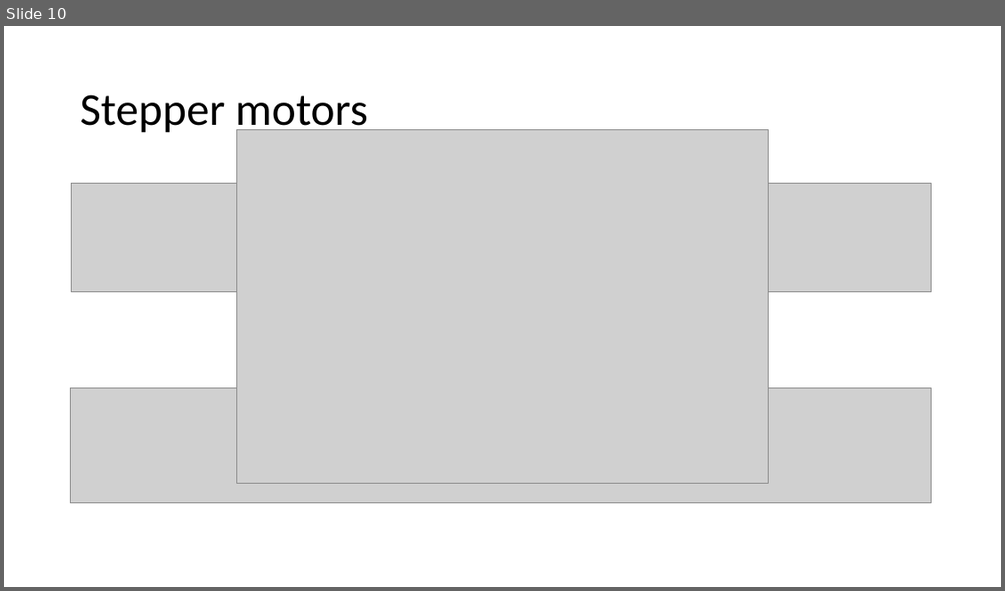
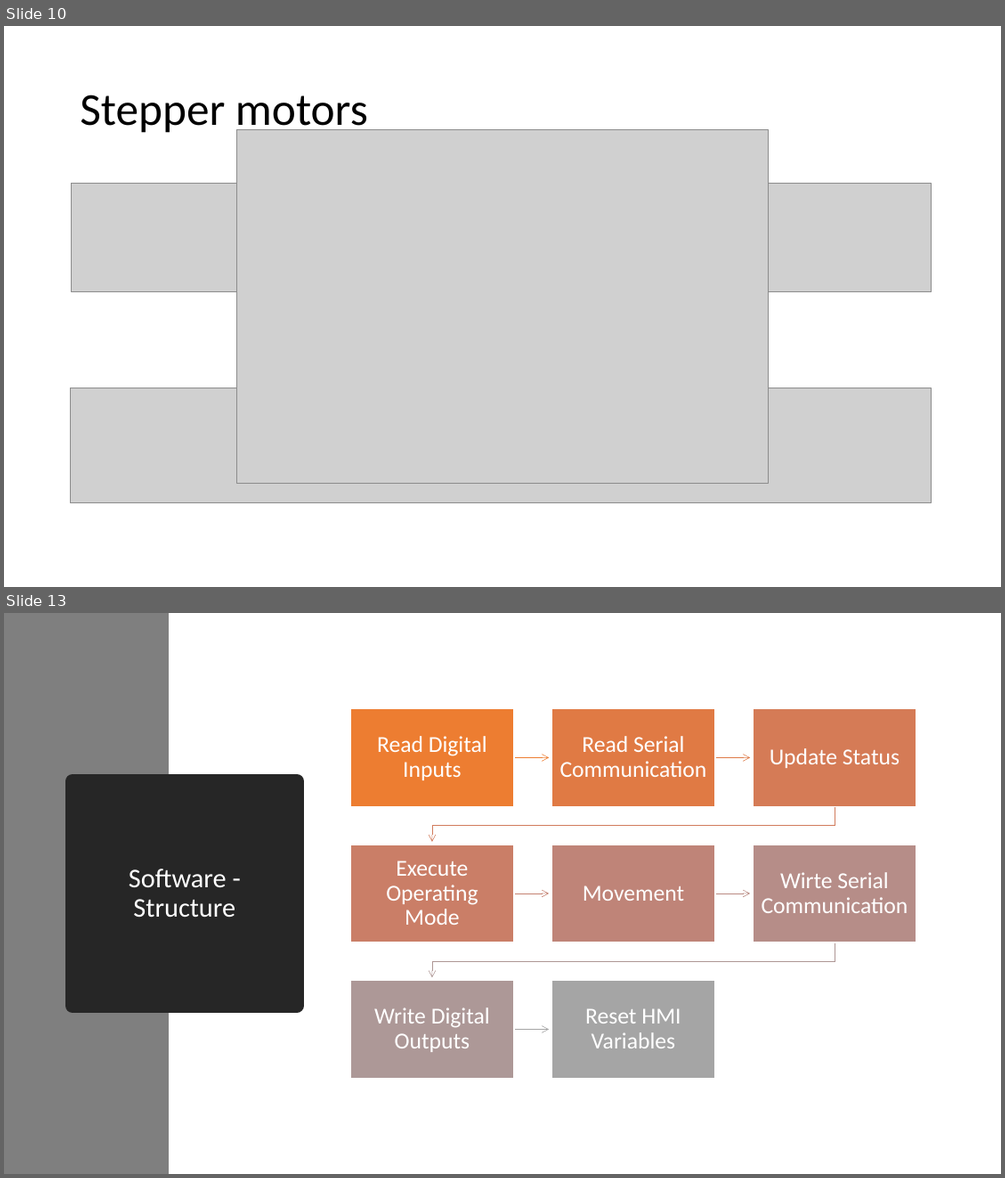
Before and after one commit to AkazeX/GEM, a slide deck: 999_Präsentation/PPP/GEM.pptx. Shown one above the other, each under a label of ours: slide 10 before the commit, slides 10 and 13 after it; the slides between them are not shown. The pictures are 1005x591 and 1005x1178 pixels, drawn with LibreOffice and Linux fonts; fonts in the diff are those of the drawing; grey boxes stand for pictures. Boxes give left, top, right and bottom in pixels: in the first picture for what was removed or moved away, otherwise in the second. Text is boxed around its words. In the diff, an @@ line names an element or a change of style, - is before the commit and + after.

```diff
--- a/999_Präsentation/PPP/GEM.pptx
+++ b/999_Präsentation/PPP/GEM.pptx
@@ slide 13 added at (x1=4, y1=613, x2=1001, y2=1174), background #FFFFFF @@
@@ rectangle added at (x1=4, y1=613, x2=169, y2=1174), fill #7F7F7F @@
@@ title added at (x1=73, y1=781, x2=297, y2=1005), fill #262626, outline #262626 13.75 pt, 26 pt, text #FFFFFF @@
+Software - Structure
@@ group added at (x1=350, y1=709, x2=916, y2=1078): 8 rectangles, 8 texts, 7 freeform shapes @@
+Read Digital Inputs
+Read Serial Communication
+Update Status
+Execute Operating Mode
+Movement
+Wirte Serial Communication
+Write Digital Outputs
+Reset HMI Variables
```
Also in this commit, not shown: 9 slides changed, 5 other slides added, 2 slides removed, 5 other files.
